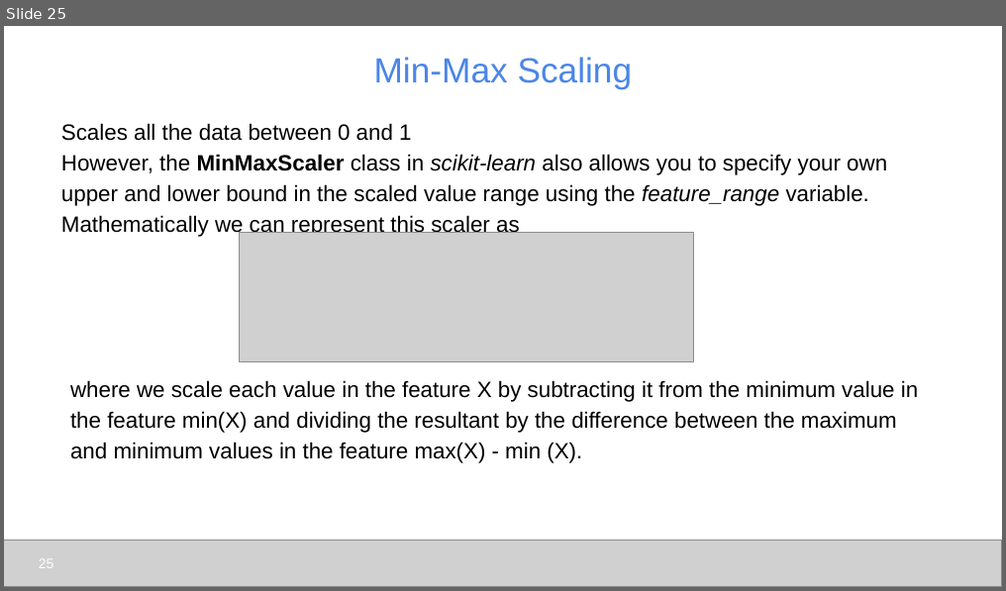
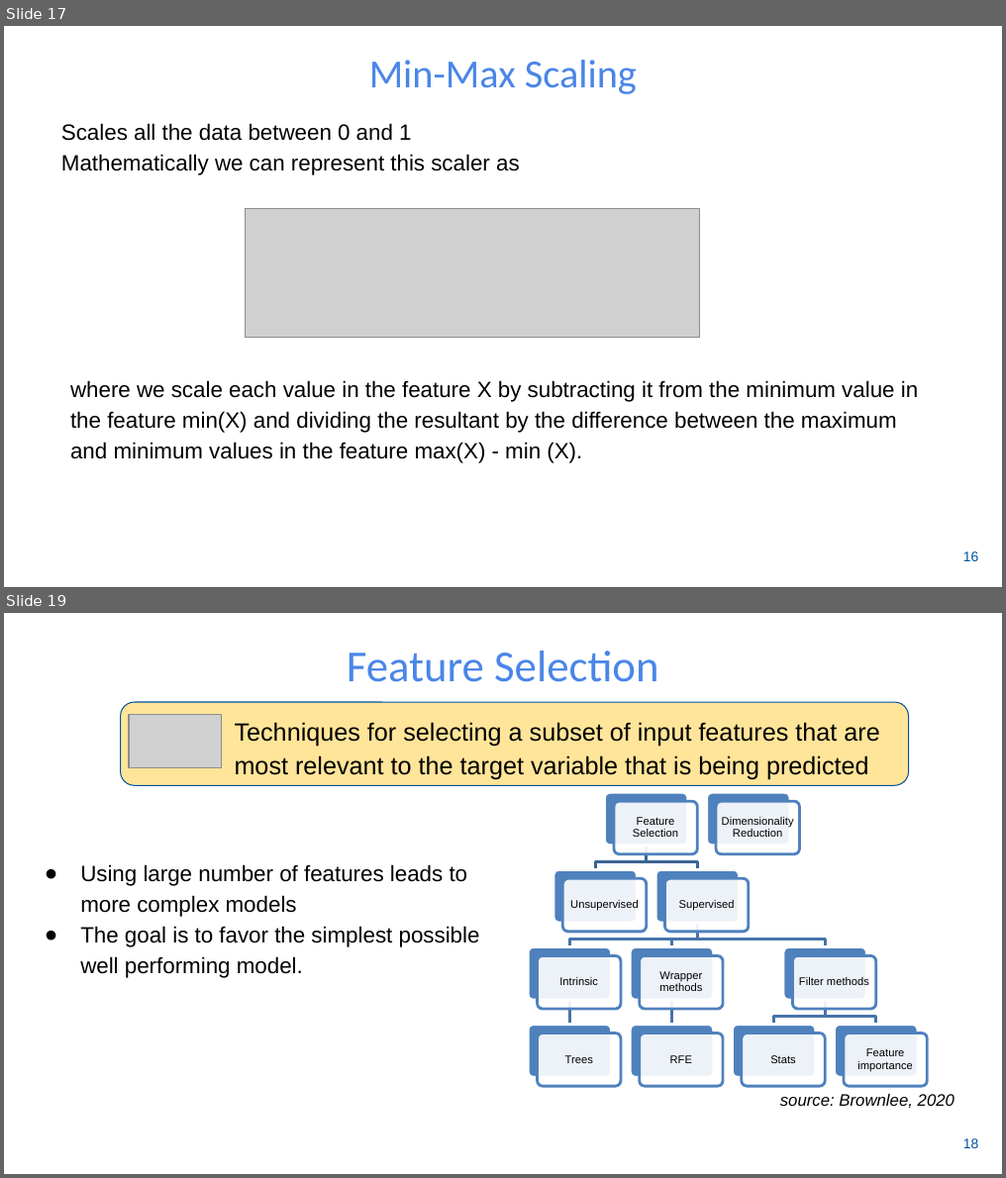
Before and after one commit to udel-cbcb/NIGMS-Sandbox-UD, a slide deck: Submodule_3/Lectures/Submodule_3_Lecture_2_Feature_Engineering_Scaling_Selection.pptx. Shown one above the other, each under a label of ours: slide 25 before the commit, slides 17 and 19 after it; the slides between them are not shown. The pictures are 1006x591 and 1006x1178 pixels, drawn with LibreOffice and Linux fonts; fonts in the diff are those of the drawing; grey boxes stand for pictures; background and template pictures are left out. Boxes give left, top, right and bottom in pixels: in the first picture for what was removed or moved away, otherwise in the second. Text is boxed around its words. In the diff, an @@ line names an element or a change of style, - is before the commit and + after.

```diff
--- a/Submodule_3/Lectures/Submodule_3_Lecture_2_Feature_Engineering_Scaling_Selection.pptx
+++ b/Submodule_3/Lectures/Submodule_3_Lecture_2_Feature_Engineering_Scaling_Selection.pptx
@@ slide 19 added at [4,613,1002,1174], background picture (left out) @@
@@ title added at [347,651,658,682], 32 pt, text #4A86E8 @@
+Feature Selection
@@ rounded rectangle added at [121,702,909,785], fill #FFE599, outline #00539F 0.75 pt, 18 pt, text #000000 @@
+Techniques for selecting a subset of input features that are most relevant to the target variable that is being predicted
@@ picture added at [129,714,221,767] @@
@@ group added at [528,792,927,1086]: 22 rounded rectangles, 11 texts, 9 freeform shapes @@
+Feature Selection
+Unsupervised
+Supervised
+Intrinsic
+Trees
+Wrapper methods
+RFE
+Filter methods
+Stats
+Feature importance
+Dimensionality Reduction
@@ text added at [80,864,480,978], 16 pt, text #000000 @@
+● Using large number of features leads to more complex models
+● The goal is to favor the simplest possible well performing model.
@@ text added at [780,1094,954,1108], 12 pt, text #000000, italic @@
+source: Brownlee, 2020
@@ page number added at [963,1139,979,1149], 10 pt, text #00539F @@
+18
@@ what was slide 25 is now slide 17 @@
@@ slide 17 changed as well @@
@@ title "Min-Max Scaling" at [369,60,637,94]: size 25.2 to 28.8 pt, font Arial to Calibri @@
@@ text at [61,154,520,175]: text changed @@
-However, the MinMaxScaler class in scikit-learn also allows you to specify your own upper and lower bound in the scaled value range using the feature_range variable. Mathematically we can represent this scaler as
+Mathematically we can represent this scaler as
@@ picture: place and size @@
-picture at [240,233,694,362]
+picture at [246,208,700,337]
@@ picture removed at [4,540,1002,586] @@
@@ page number removed at [39,560,54,569] @@
-25
@@ page number added at [963,552,979,562], 10 pt, text #00539F @@
+16
```
Also in this commit, not shown: 12 other slides changed, 7 other slides added, 17 slides removed, 1 other file.
